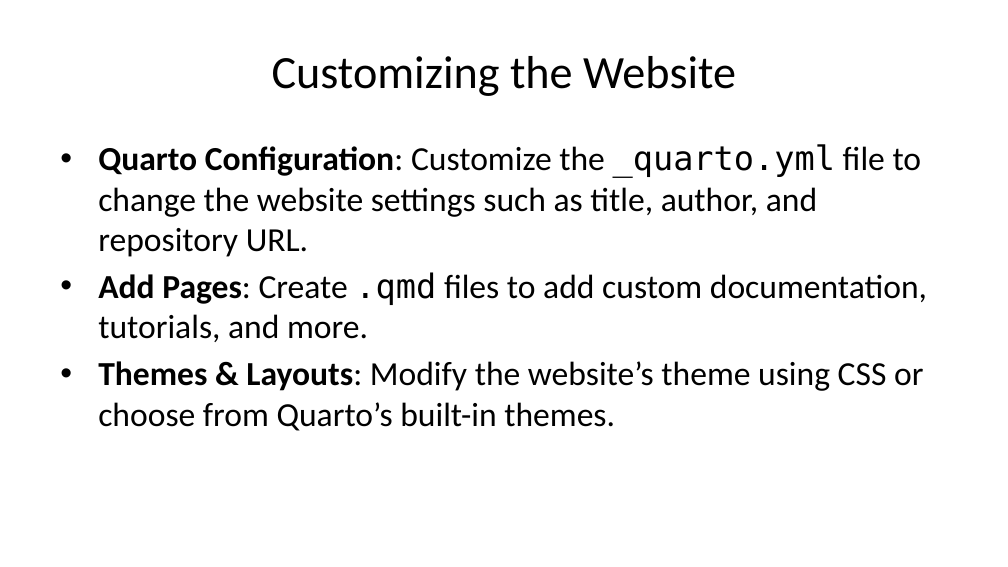
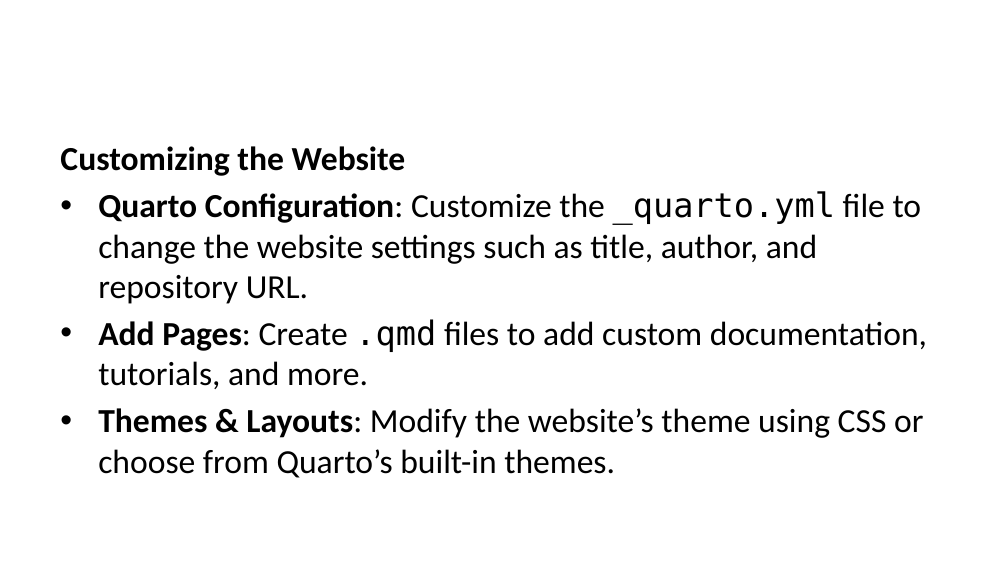
Before and after one commit to dbetebenner/packageSkeleton, a slide deck: slide 12 of quarto_website/content/presentations/packageSkeleton_Presentation.pptx (slide 9 before the commit). Drawn at 1008x567 pixels with LibreOffice and Linux fonts; fonts in the diff are those of the drawing. Boxes give left, top, right and bottom in pixels: in the first picture for what was removed or moved away, otherwise in the second. Text is boxed around its words. In the diff, an @@ line names an element or a change of style, - is before the commit and + after.

```diff
--- a/quarto_website/content/presentations/packageSkeleton_Presentation.pptx
+++ b/quarto_website/content/presentations/packageSkeleton_Presentation.pptx
@@ title removed at (x1=272, y1=56, x2=736, y2=96) @@
-Customizing the Website
@@ text at (x1=60, y1=146, x2=406, y2=176): paragraph added @@
+Customizing the Website
```
Also in this commit, not shown: 10 other slides changed, 6 slides added, 1 slide removed, 36 other files.
